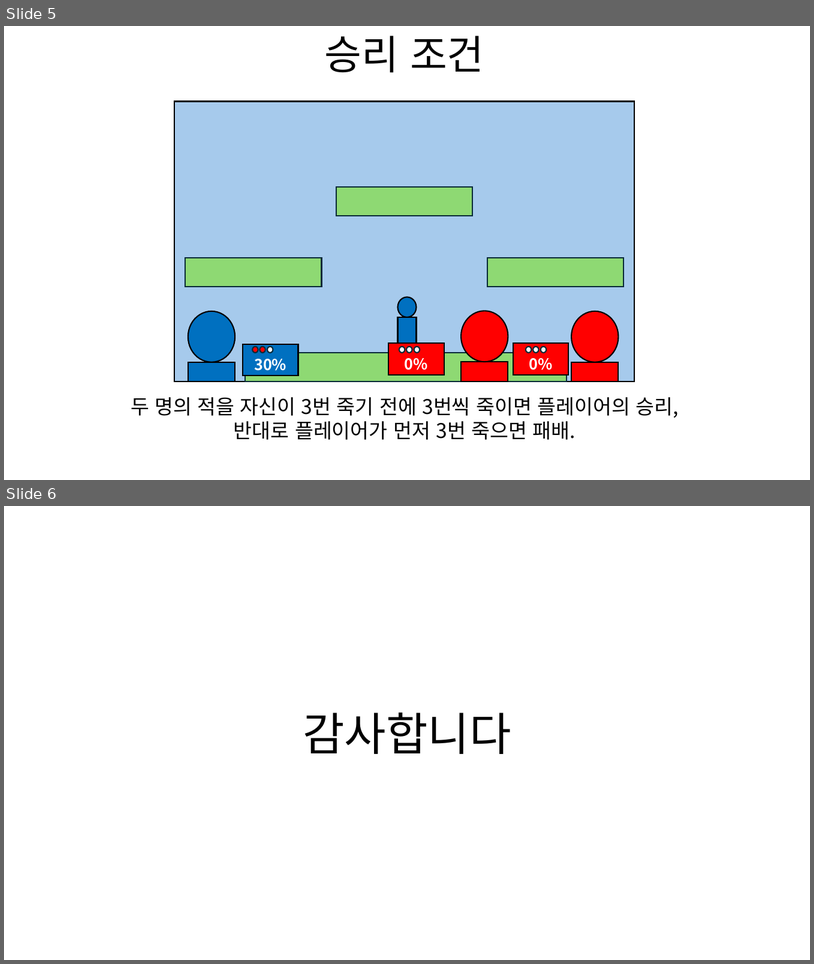
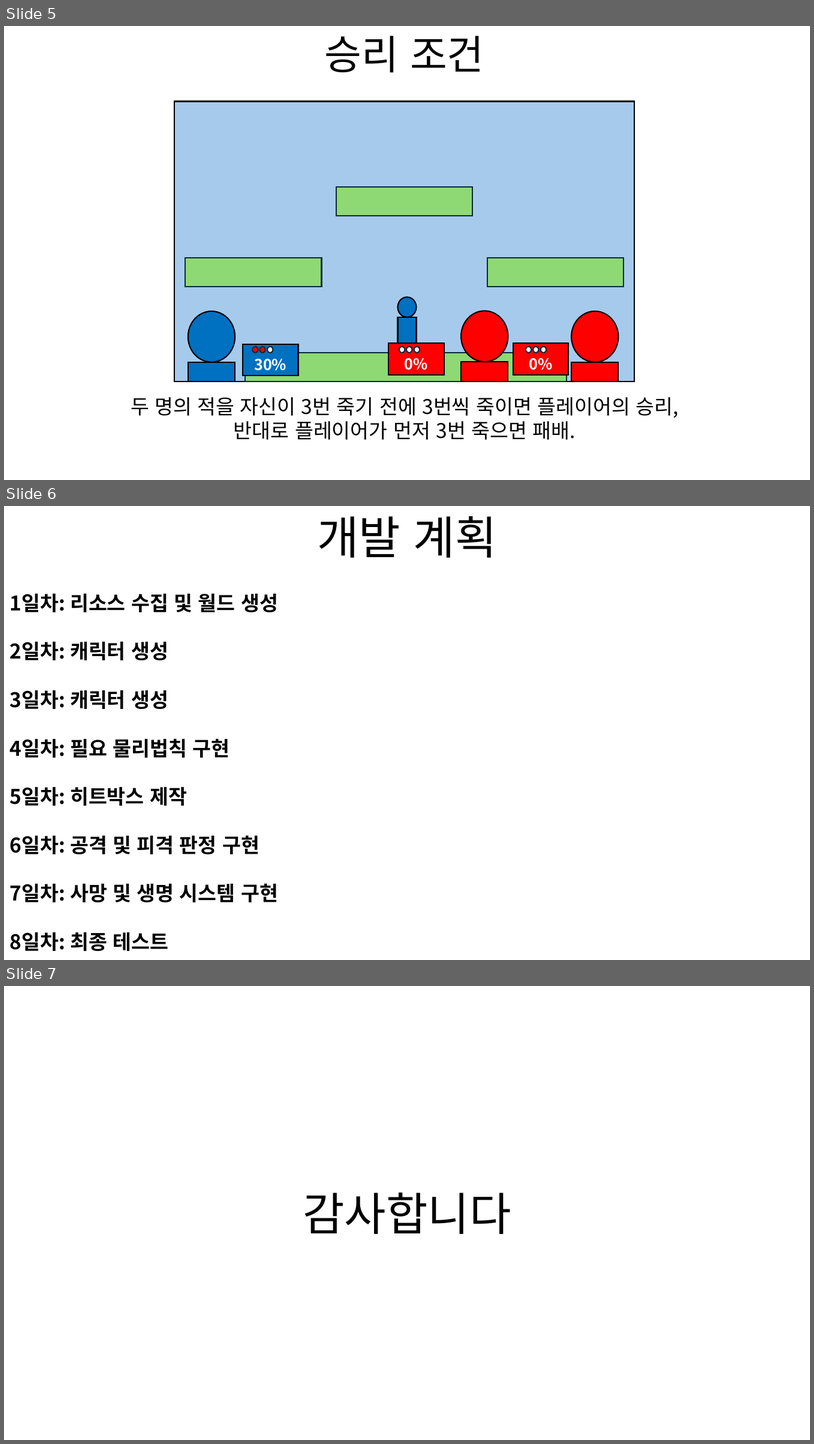
Before and after one commit to lhs020208/2DGP-Project, a slide deck: 발표ppt.pptx. Shown one above the other, each under a label of ours: slides 5 and 6 before the commit, slides 5, 6 and 7 after it. The pictures are 814x964 and 814x1444 pixels, drawn with LibreOffice and Linux fonts; fonts in the diff are those of the drawing. Boxes give left, top, right and bottom in pixels: in the first picture for what was removed or moved away, otherwise in the second. Text is boxed around its words. In the diff, an @@ line names an element or a change of style, - is before the commit and + after.

Commit message:
ppt 개발계획 추가

```diff
--- a/발표ppt.pptx
+++ b/발표ppt.pptx
@@ slide 6 added at (x1=4, y1=506, x2=810, y2=960), background #FFFFFF @@
@@ text added at (x1=317, y1=516, x2=497, y2=558), 54 pt, text #000000 @@
+개발 계획
@@ text added at (x1=10, y1=593, x2=278, y2=951), 24 pt, text #000000, bold @@
+1일차: 리소스 수집 및 월드 생성
+2일차: 캐릭터 생성
+3일차: 캐릭터 생성
+4일차: 필요 물리법칙 구현
+5일차: 히트박스 제작
+6일차: 공격 및 피격 판정 구현
+7일차: 사망 및 생명 시스템 구현
+8일차: 최종 테스트
@@ what was slide 6 is now slide 7 @@
```
